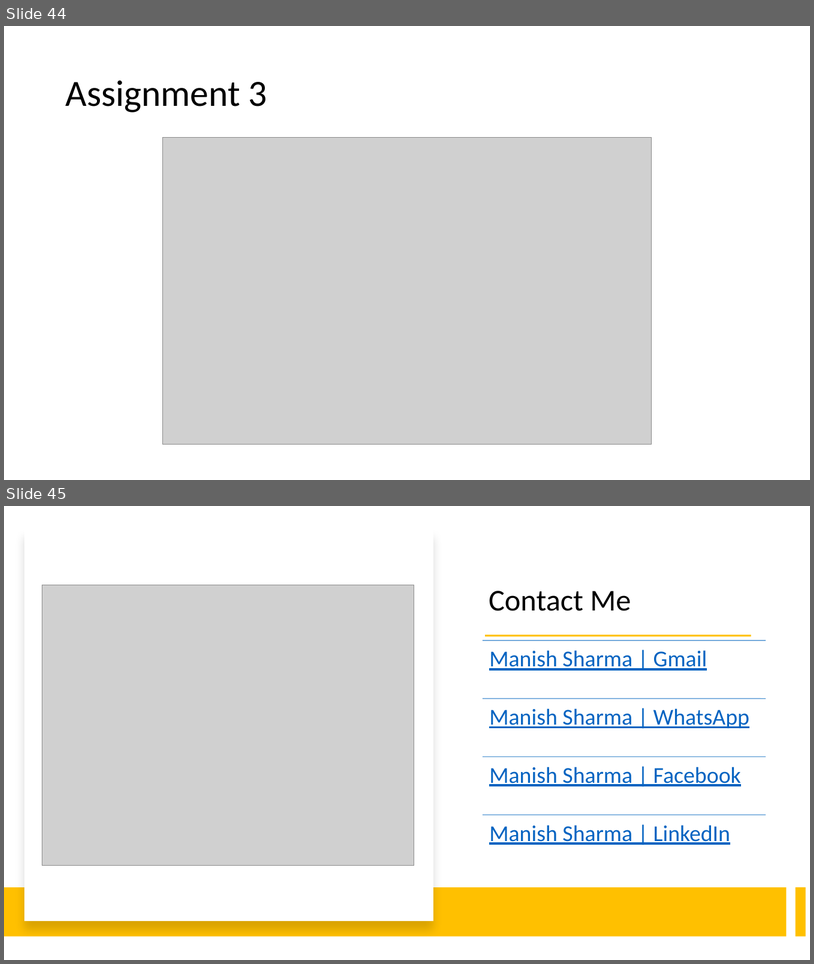
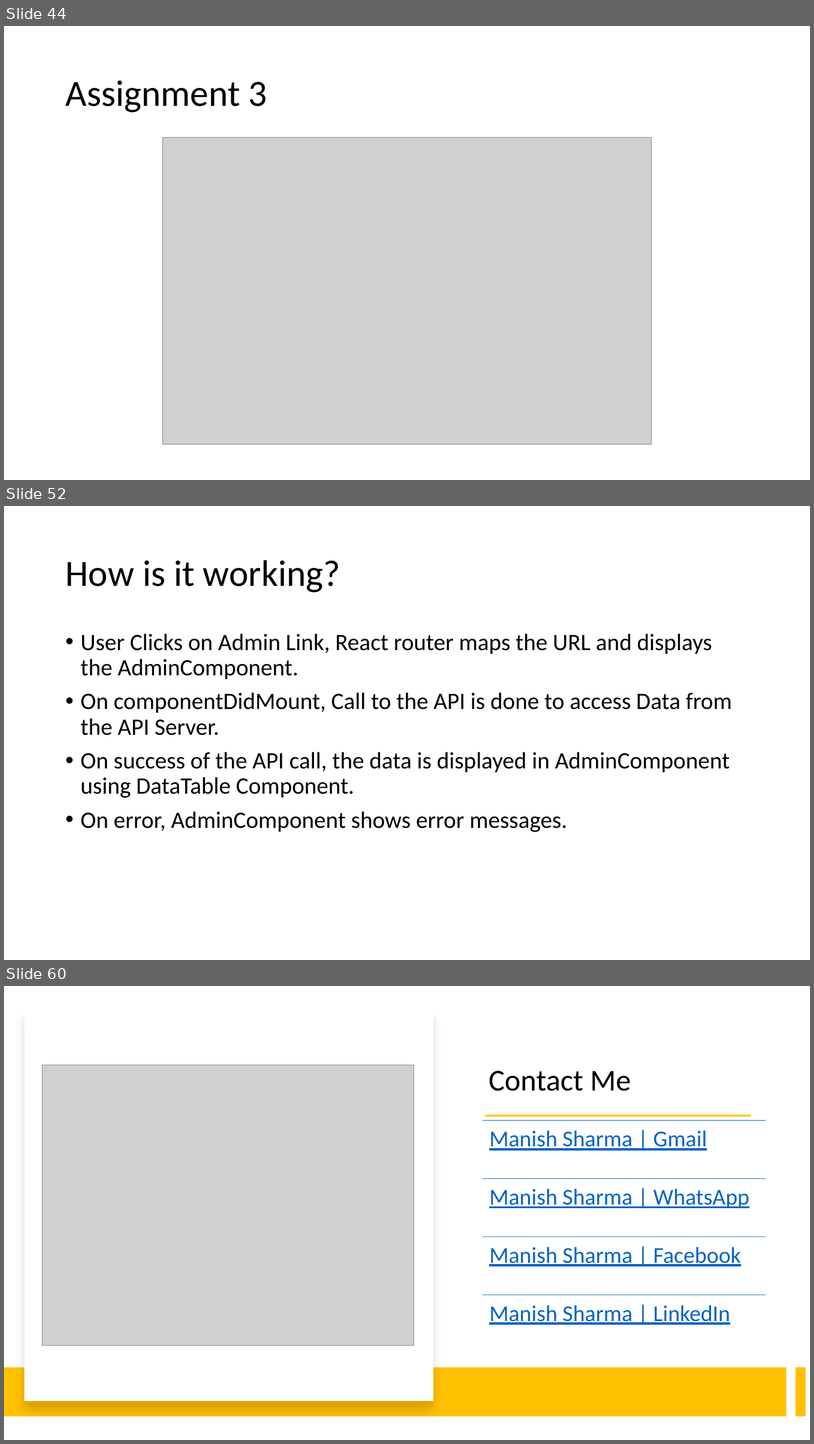
Before and after one commit to explore-with-manish/im-jan24, a slide deck: React/Notes/React.pptx. Shown one above the other, each under a label of ours: slides 44 and 45 before the commit, slides 44, 52 and 60 after it; the slides between them are not shown. The pictures are 814x964 and 814x1444 pixels, drawn with LibreOffice and Linux fonts; fonts in the diff are those of the drawing; grey boxes stand for pictures. Boxes give left, top, right and bottom in pixels: in the first picture for what was removed or moved away, otherwise in the second. Text is boxed around its words. In the diff, an @@ line names an element or a change of style, - is before the commit and + after.

```diff
--- a/React/Notes/React.pptx
+++ b/React/Notes/React.pptx
@@ slide 52 added at (4,506,810,960), background #FFFFFF @@
@@ title added at (65,560,341,592), 44 pt, text #000000 @@
+How is it working?
@@ text added at (81,633,732,832), 28 pt, text #000000 @@
+• User Clicks on Admin Link, React router maps the URL and displays the AdminComponent.
+• On componentDidMount, Call to the API is done to access Data from the API Server.
+• On success of the API call, the data is displayed in AdminComponent using DataTable Component.
+• On error, AdminComponent shows error messages.
@@ what was slide 45 is now slide 60 @@
```
Also in this commit, not shown: 14 other slides added, 53 other files.
